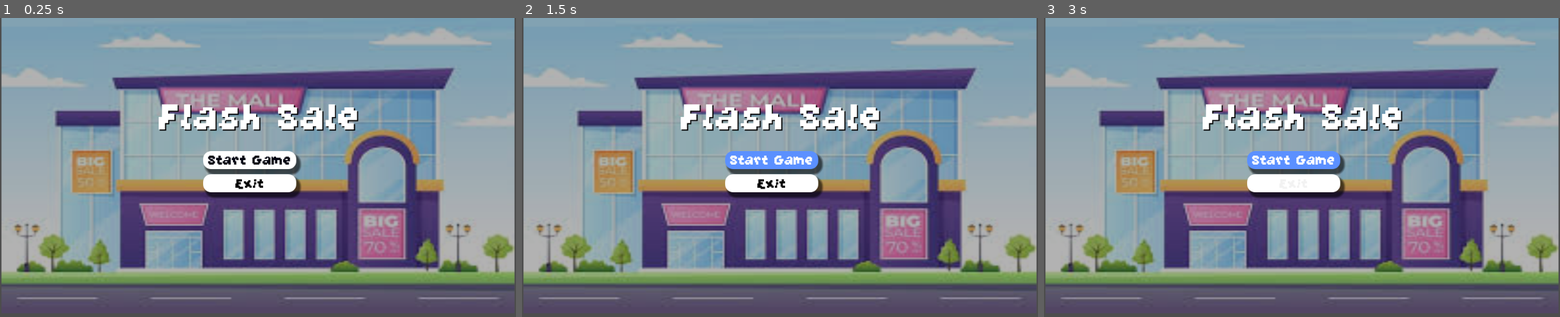
Above: before the commit, frames 1-3 (left to right).
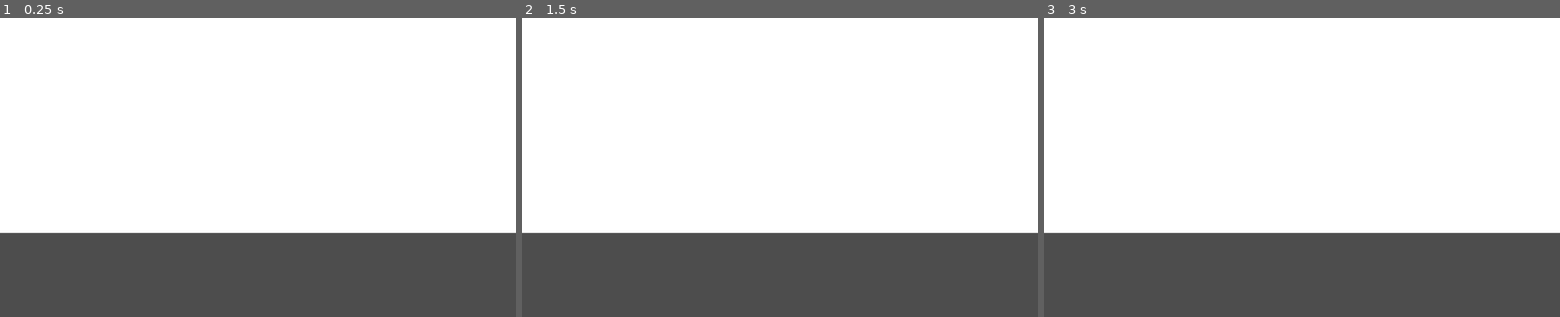
Above: after the commit, the same moments.

Repository: NoamBenS/Flash-Sale
Game: Godot game, scene res://Scenes/main.tscn
Two runs of this game, one before a commit and one after it. Both use one fixed random seed, a clock stepped at 60 frames per second and the inputs below. Before the commit the project starts from res://Scenes/startButton.tscn.
Inputs (mouse positions are in pixels of both pictures, inside the frame that each line leads up to):
- Up to frame 1 (0.25 s): no input
- Up to frame 2 (1.5 s): click (769, 158) at 0.5 s, where only the run before the commit has a clickable "Start Game"; click (769, 158) at 1.25 s, where only the run before the commit has a clickable "Start Game"
- Up to frame 3 (3 s): tap Enter at 2 s; hold Right (move_right, bound only after the commit) 2.03-2.78 s; tap Space at 2.75 s; hold Down (move_down, bound only after the commit) from 2.78 s (still down)

The runs differ from the first frame. In frame 1, 90% of the frame differs, in the area x 0-100%, y 0-97%; in frame 2, 91%; in frame 3, 91%.
Error before the commit: Invalid call. Nonexistent function 'change_scence_to_file' in base 'SceneTree'. (res://Scenes/start_button.gd:15)

Commit message:
Reapply "Merge branch 'master' into background"
This reverts commit ca618a5ba0e565a5d446c79645702acf710fc592.

Diff:
--- /dev/null
+++ b/Scenes/main.tscn
@@ -0,0 +1,19 @@
+[gd_scene load_steps=3 format=3 uid="uid://b2lnw8iv3osjc"]
+
+[sub_resource type="Environment" id="Environment_w4deq"]
+
+[sub_resource type="CameraAttributesPractical" id="CameraAttributesPractical_fsf3j"]
+
+[node name="Main" type="Node2D"]
+position = Vector2(8, -8)
+
+[node name="WorldEnvironment" type="WorldEnvironment" parent="."]
+environment = SubResource("Environment_w4deq")
+camera_attributes = SubResource("CameraAttributesPractical_fsf3j")
+
+[node name="Camera2D" type="Camera2D" parent="."]
+position = Vector2(576, 328)
+
+[node name="ColorRect" type="ColorRect" parent="."]
+offset_right = 1146.0
+offset_bottom = 455.0
--- a/project.godot
+++ b/project.godot
@@ -11,8 +11,8 @@
 [application]
 
 config/name="Flash Sale"
-run/main_scene="uid://dvgbbfjuio5m"
-config/features=PackedStringArray("4.5", "Forward Plus")
+run/main_scene="res://scenes/main.tscn"
+config/features=PackedStringArray("4.3", "Forward Plus")
 config/icon="res://Flash Sale/icon.svg"
 
 [display]
@@ -23,3 +23,34 @@
 [dotnet]
 
 project/assembly_name="Flash Sale"
+
+[input]
+
+move_up={
+"deadzone": 0.5,
+"events": [Object(InputEventKey,"resource_local_to_scene":false,"resource_name":"","device":0,"window_id":0,"alt_pressed":false,"shift_pressed":false,"ctrl_pressed":false,"meta_pressed":false,"pressed":false,"keycode":0,"physical_keycode":4194320,"key_label":0,"unicode":0,"location":0,"echo":false,"script":null)
+, Object(InputEventKey,"resource_local_to_scene":false,"resource_name":"","device":0,"window_id":0,"alt_pressed":false,"shift_pressed":false,"ctrl_pressed":false,"meta_pressed":false,"pressed":false,"keycode":0,"physical_keycode":87,"key_label":0,"unicode":0,"location":0,"echo":false,"script":null)
+]
+}
+move_down={
+"deadzone": 0.5,
+"events": [Object(InputEventKey,"resource_local_to_scene":false,"resource_name":"","device":-1,"window_id":0,"alt_pressed":false,"shift_pressed":false,"ctrl_pressed":false,"meta_pressed":false,"pressed":false,"keycode":0,"physical_keycode":4194322,"key_label":0,"unicode":0,"location":0,"echo":false,"script":null)
+, Object(InputEventKey,"resource_local_to_scene":false,"resource_name":"","device":-1,"window_id":0,"alt_pressed":false,"shift_pressed":false,"ctrl_pressed":false,"meta_pressed":false,"pressed":false,"keycode":0,"physical_keycode":83,"key_label":0,"unicode":115,"location":0,"echo":false,"script":null)
+]
+}
+move_right={
+"deadzone": 0.5,
+"events": [Object(InputEventKey,"resource_local_to_scene":false,"resource_name":"","device":-1,"window_id":0,"alt_pressed":false,"shift_pressed":false,"ctrl_pressed":false,"meta_pressed":false,"pressed":false,"keycode":0,"physical_keycode":4194321,"key_label":0,"unicode":0,"location":0,"echo":false,"script":null)
+, Object(InputEventKey,"resource_local_to_scene":false,"resource_name":"","device":-1,"window_id":0,"alt_pressed":false,"shift_pressed":false,"ctrl_pressed":false,"meta_pressed":false,"pressed":false,"keycode":0,"physical_keycode":68,"key_label":0,"unicode":100,"location":0,"echo":false,"script":null)
+]
+}
+move_left={
+"deadzone": 0.5,
+"events": [Object(InputEventKey,"resource_local_to_scene":false,"resource_name":"","device":-1,"window_id":0,"alt_pressed":false,"shift_pressed":false,"ctrl_pressed":false,"meta_pressed":false,"pressed":false,"keycode":0,"physical_keycode":65,"key_label":0,"unicode":97,"location":0,"echo":false,"script":null)
+, Object(InputEventKey,"resource_local_to_scene":false,"resource_name":"","device":-1,"window_id":0,"alt_pressed":false,"shift_pressed":false,"ctrl_pressed":false,"meta_pressed":false,"pressed":false,"keycode":0,"physical_keycode":4194319,"key_label":0,"unicode":0,"location":0,"echo":false,"script":null)
+]
+}
+
+[rendering]
+
+textures/canvas_textures/default_texture_filter=0
--- /dev/null
+++ b/scenes/Level 1.tscn
@@ -0,0 +1,12 @@
+[gd_scene load_steps=2 format=3 uid="uid://bk2jthhmxpqlk"]
+
+[ext_resource type="PackedScene" uid="uid://ermrypl24ne5" path="res://scenes/character/player.tscn" id="1_knhin"]
+
+[node name="Level1" type="Node2D"]
+
+[node name="Character" parent="." instance=ExtResource("1_knhin")]
+position = Vector2(39, 104)
+
+[node name="Camera2D" type="Camera2D" parent="."]
+anchor_mode = 0
+zoom = Vector2(2, 2)
--- /dev/null
+++ b/scenes/character/player.tscn
@@ -0,0 +1,175 @@
+[gd_scene load_steps=21 format=3 uid="uid://ermrypl24ne5"]
+
+[ext_resource type="Script" path="res://scripts/player.gd" id="1_yga4i"]
+[ext_resource type="Texture2D" uid="uid://cyogg1t4ksb8l" path="res://Assets/LittleChanukahGuy.png" id="2_t23ks"]
+
+[sub_resource type="AtlasTexture" id="AtlasTexture_j27u7"]
+atlas = ExtResource("2_t23ks")
+region = Rect2(94, 96, 47, 48)
+
+[sub_resource type="AtlasTexture" id="AtlasTexture_7kss0"]
+atlas = ExtResource("2_t23ks")
+region = Rect2(0, 0, 47, 48)
+
+[sub_resource type="AtlasTexture" id="AtlasTexture_shohq"]
+atlas = ExtResource("2_t23ks")
+region = Rect2(141, 0, 47, 48)
+
+[sub_resource type="AtlasTexture" id="AtlasTexture_lv682"]
+atlas = ExtResource("2_t23ks")
+region = Rect2(94, 48, 47, 48)
+
+[sub_resource type="AtlasTexture" id="AtlasTexture_rr1nx"]
+atlas = ExtResource("2_t23ks")
+region = Rect2(0, 96, 47, 48)
+
+[sub_resource type="AtlasTexture" id="AtlasTexture_fm6ut"]
+atlas = ExtResource("2_t23ks")
+region = Rect2(47, 96, 47, 48)
+
+[sub_resource type="AtlasTexture" id="AtlasTexture_1bu75"]
+atlas = ExtResource("2_t23ks")
+region = Rect2(94, 96, 47, 48)
+
+[sub_resource type="AtlasTexture" id="AtlasTexture_c8he4"]
+atlas = ExtResource("2_t23ks")
+region = Rect2(141, 96, 47, 48)
+
+[sub_resource type="AtlasTexture" id="AtlasTexture_smfa5"]
+atlas = ExtResource("2_t23ks")
+region = Rect2(0, 0, 47, 48)
+
+[sub_resource type="AtlasTexture" id="AtlasTexture_air2h"]
+atlas = ExtResource("2_t23ks")
+region = Rect2(47, 0, 47, 48)
+
+[sub_resource type="AtlasTexture" id="AtlasTexture_enjt8"]
+atlas = ExtResource("2_t23ks")
+region = Rect2(94, 0, 47, 48)
+
+[sub_resource type="AtlasTexture" id="AtlasTexture_7n41n"]
+atlas = ExtResource("2_t23ks")
+region = Rect2(141, 0, 47, 48)
+
+[sub_resource type="AtlasTexture" id="AtlasTexture_kbu8y"]
+atlas = ExtResource("2_t23ks")
+region = Rect2(0, 48, 47, 48)
+
+[sub_resource type="AtlasTexture" id="AtlasTexture_agano"]
+atlas = ExtResource("2_t23ks")
+region = Rect2(47, 48, 47, 48)
+
+[sub_resource type="AtlasTexture" id="AtlasTexture_m63vh"]
+atlas = ExtResource("2_t23ks")
+region = Rect2(94, 48, 47, 48)
+
+[sub_resource type="AtlasTexture" id="AtlasTexture_7won8"]
+atlas = ExtResource("2_t23ks")
+region = Rect2(141, 48, 47, 48)
+
+[sub_resource type="SpriteFrames" id="SpriteFrames_80tnd"]
+animations = [{
+"frames": [{
+"duration": 1.0,
+"texture": SubResource("AtlasTexture_j27u7")
+}],
+"loop": true,
+"name": &"idle_down",
+"speed": 5.0
+}, {
+"frames": [{
+"duration": 1.0,
+"texture": SubResource("AtlasTexture_7kss0")
+}],
+"loop": true,
+"name": &"idle_left",
+"speed": 5.0
+}, {
+"frames": [{
+"duration": 1.0,
+"texture": SubResource("AtlasTexture_shohq")
+}],
+"loop": true,
+"name": &"idle_right",
+"speed": 5.0
+}, {
+"frames": [{
+"duration": 1.0,
+"texture": SubResource("AtlasTexture_lv682")
+}],
+"loop": true,
+"name": &"idle_up",
+"speed": 5.0
+}, {
+"frames": [{
+"duration": 1.0,
+"texture": SubResource("AtlasTexture_rr1nx")
+}, {
+"duration": 1.0,
+"texture": SubResource("AtlasTexture_fm6ut")
+}, {
+"duration": 1.0,
+"texture": SubResource("AtlasTexture_1bu75")
+}, {
+"duration": 1.0,
+"texture": SubResource("AtlasTexture_c8he4")
+}],
+"loop": true,
+"name": &"walk_down",
+"speed": 5.0
+}, {
+"frames": [{
+"duration": 1.0,
+"texture": SubResource("AtlasTexture_smfa5")
+}, {
+"duration": 1.0,
+"texture": SubResource("AtlasTexture_air2h")
+}],
+"loop": true,
+"name": &"walk_left",
+"speed": 5.0
+}, {
+"frames": [{
+"duration": 1.0,
+"texture": SubResource("AtlasTexture_enjt8")
+}, {
+"duration": 1.0,
+"texture": SubResource("AtlasTexture_7n41n")
+}],
+"loop": true,
+"name": &"walk_right",
+"speed": 5.0
+}, {
+"frames": [{
+"duration": 1.0,
+"texture": SubResource("AtlasTexture_kbu8y")
+}, {
+"duration": 1.0,
+"texture": SubResource("AtlasTexture_agano")
+}, {
+"duration": 1.0,
+"texture": SubResource("AtlasTexture_m63vh")
+}, {
+"duration": 1.0,
+"texture": SubResource("AtlasTexture_7won8")
+}],
+"loop": true,
+"name": &"walk_up",
+"speed": 5.0
+}]
+
+[sub_resource type="RectangleShape2D" id="RectangleShape2D_fvtjk"]
+size = Vector2(18, 23)
+
+[node name="Player" type="CharacterBody2D"]
+position = Vector2(47, 66)
+script = ExtResource("1_yga4i")
+
+[node name="Walk Animations" type="AnimatedSprite2D" parent="."]
+position = Vector2(20, -28)
+sprite_frames = SubResource("SpriteFrames_80tnd")
+animation = &"idle_left"
+
+[node name="Hitbox" type="CollisionShape2D" parent="."]
+position = Vector2(33, -18.5)
+shape = SubResource("RectangleShape2D_fvtjk")
--- /dev/null
+++ b/scripts/player.gd
@@ -0,0 +1,47 @@
+extends CharacterBody2D
+
+const speed = 100
+
+@onready var anim := $"Walk Animations"
+
+var facing := Vector2.DOWN
+
+func _physics_process(delta):
+
+	var direction := Vector2.ZERO
+
+	direction.x = Input.get_action_strength("move_right") - Input.get_action_strength("move_left")
+	direction.y = Input.get_action_strength("move_down") - Input.get_action_strength("move_up")
+
+	if direction != Vector2.ZERO:
+		direction = direction.normalized()
+		facing = direction
+
+	velocity = direction * speed
+	update_animation()
+	move_and_slide()
+
+func update_animation():
+	if velocity == Vector2.ZERO:
+		if (facing.y > 0):
+			anim.play("idle_down")
+		elif (facing.y < 0):
+			anim.play("idle_up")
+		else:
+			if (facing.x > 0):
+				anim.play("idle_right")
+			elif (facing.x < 0):
+				anim.play("idle_left")
+		return
+
+	if abs(facing.x) > abs(facing.y):
+		if facing.x > 0:
+			anim.play("walk_right")
+		else:
+			anim.play("walk_left")
+	else:
+		if facing.y > 0:
+			anim.play("walk_down")
+		else:
+			anim.play("walk_up")
+	return
Binary file added: assets/LittleChanukahGuy.png
Not shown, added: assets/LittleChanukahGuy.png.import
